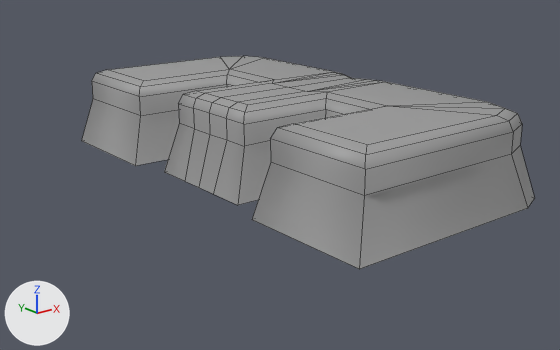
One commit to the FBX model Assets/- Asset Store/Custom/Numbers/Number_3.fbx: the scene before it, then after it.
Before and after are seen from a camera (50 mm lens) standing at (-0.367, -0.448, 0.211) and looking at (-0.021, -0.015, 0.038). Lighting does not change. The marker at lower left points along +X, +Y and +Z. Mesh edges are drawn as thin lines. Where no turn or scale is listed for an object, it has been applied to the vertices.

The older version as bpy lines, for what is in view:
```python
me_cube_008 = bpy.data.meshes.new('Cube.008')
me_cube_008.from_pydata(...)  # 133 vertices, 124 faces; spans x -0.093..0.092, y -0.173..0.173, z 0.037..0.1
me_cube_008.materials.append(mat_material)  # grey #9b9b9b
ob_number_3 = bpy.data.objects.new('Number_3', me_cube_008)
ob_number_3.location = (0.0, 0.0, 0.0)
```
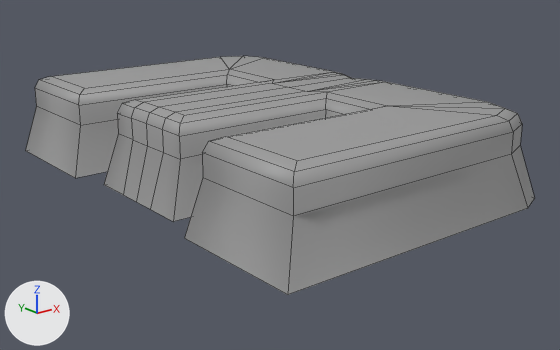
The newer file is also turned or shifted as a whole; pictures and numbers use the older file's frame.

Where the change shows, as pixel boxes [x1, y1, x2, y2] in the pictures (560 x 350 px; the box of a moved part takes in the faces that stretch with it):
'Number_3', reshaped (12% wider, 12% taller)
    before: [82, 56, 535, 269]
    after: [26, 56, 535, 295]
part 1 of me_cube_008, moved or reshaped
    before: [82, 69, 380, 269]
    after: [26, 69, 380, 295]

What the commit changed:
me_cube_008 has 133 vertices, 124 faces and spans x -0.093..0.092, y -0.173..0.173, z 0.037..0.1.
me_cube_008 is used by ob_number_3; location (0.0, 0.0, 0.0).
me_cube_008 part 1: all 45 vertices in x -0.093..-0.063, y -0.173..0.173, z 0.037..0.1 are moved by (-0.05, 0.0, 0.0).
